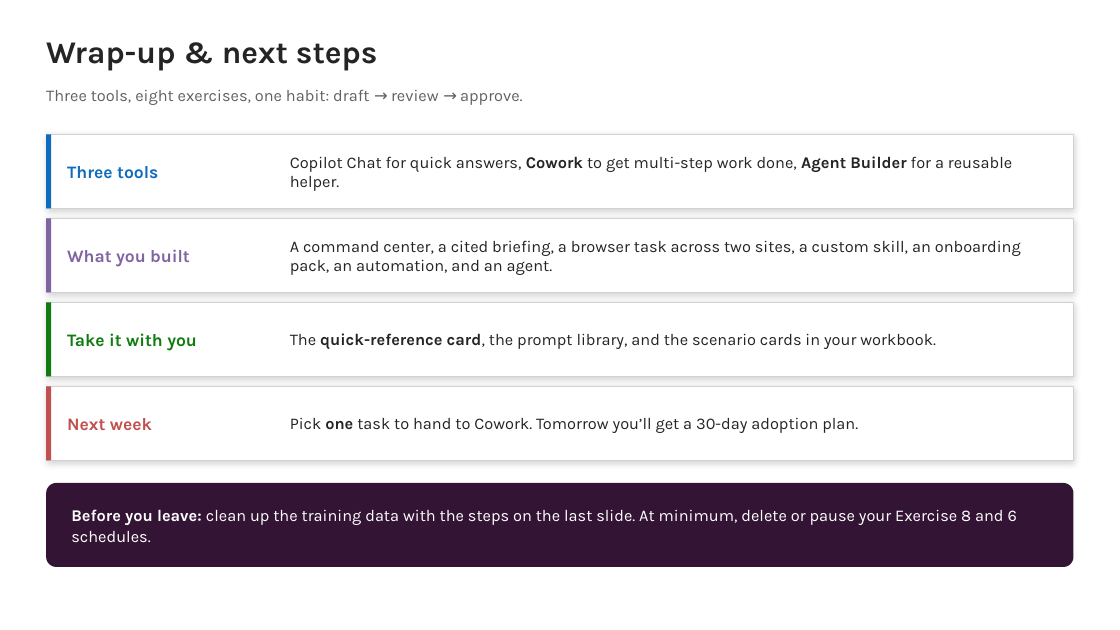
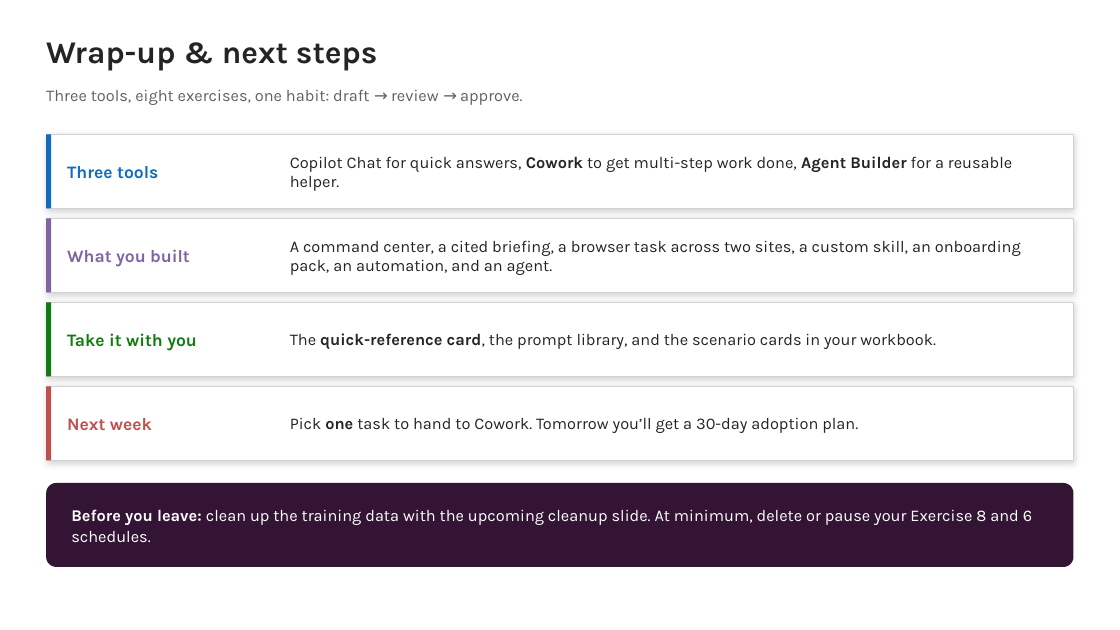
Before and after one commit to ragage/ai_hr_cowork_workshop, a slide deck: slide 50 of instructor/instructor-deck.pptx (slide 57 before the commit). Drawn at 1120x630 pixels with LibreOffice and Linux fonts; fonts in the diff are those of the drawing. Boxes give left, top, right and bottom in pixels: in the first picture for what was removed or moved away, otherwise in the second. Text is boxed around its words. In the diff, an @@ line names an element or a change of style, - is before the commit and + after.

```diff
--- a/instructor/instructor-deck.pptx
+++ b/instructor/instructor-deck.pptx
@@ text at [71, 509, 1032, 542]: text changed @@
-Before you leave: clean up the training data with the steps on the last slide. At minimum, delete or pause your Exercise 8 and 6 schedules.
+Before you leave: clean up the training data with the upcoming cleanup slide. At minimum, delete or pause your Exercise 8 and 6 schedules.
```
Also in this commit, not shown: 1 other slide changed, 5 other files.
